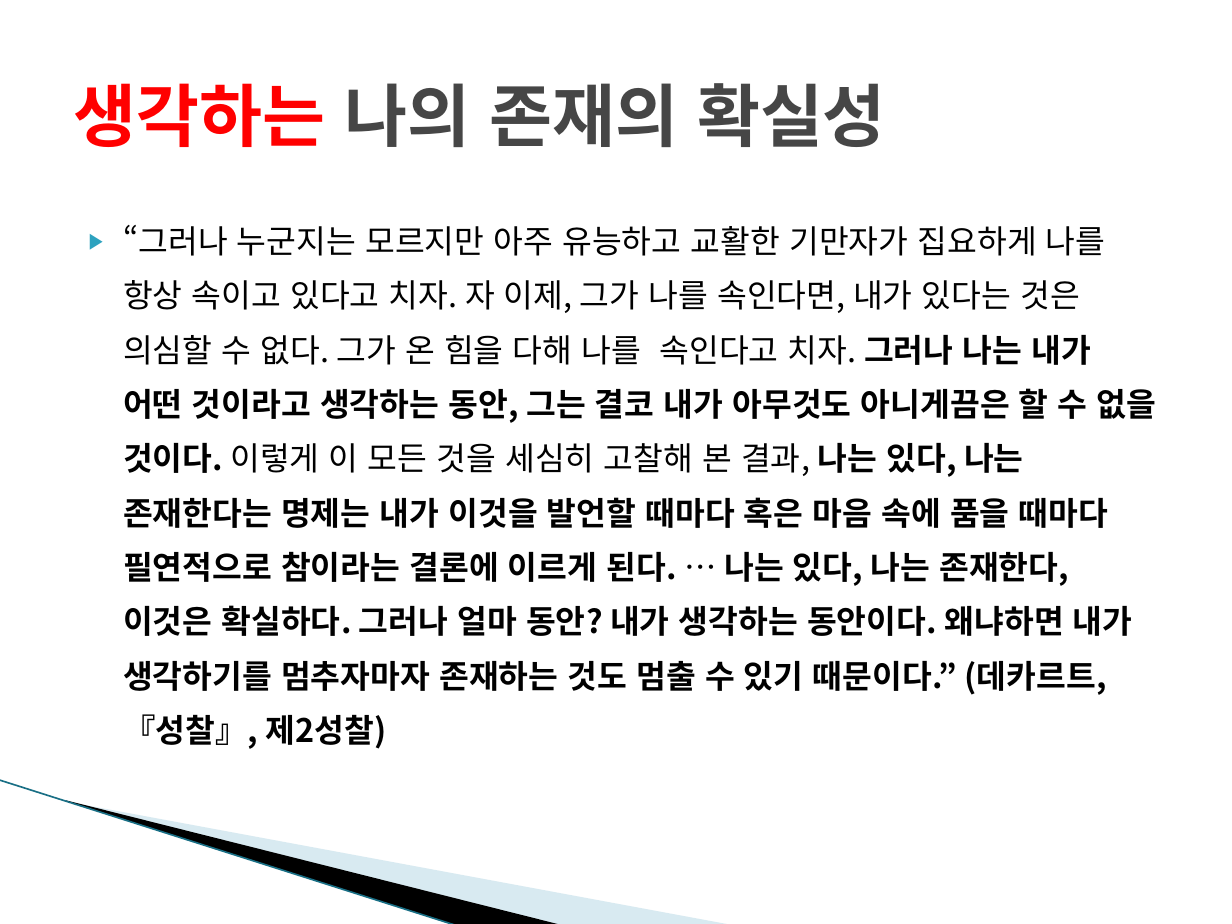
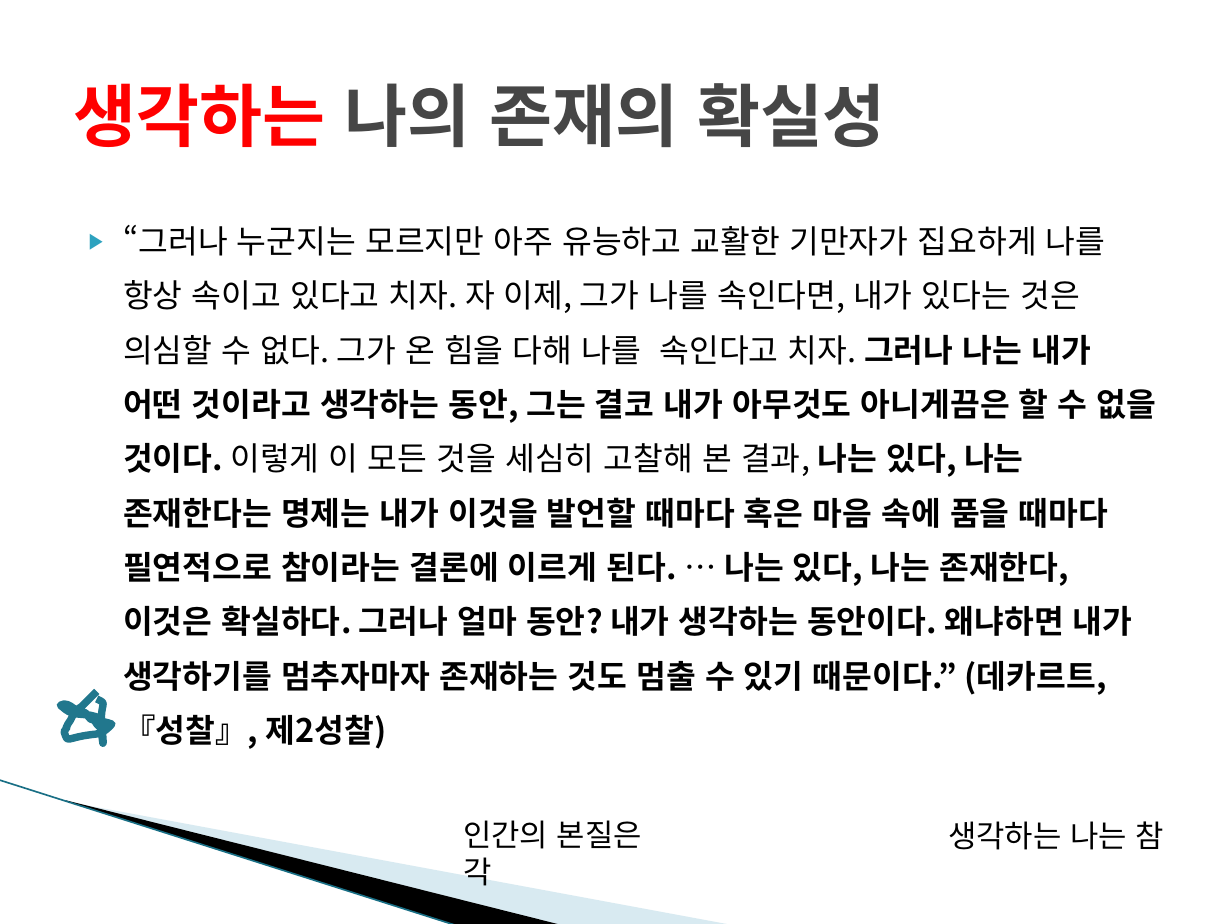
Before and after one commit to dw5450/3rd_grade_study, a slide deck: slide 25 of 윤리와철학/6주%28플라톤 데카르트 매트릭스%29.pptx. Drawn at 1232x924 pixels with LibreOffice and Linux fonts; fonts in the diff are those of the drawing; background and template pictures are left out. Boxes give left, top, right and bottom in pixels: in the first picture for what was removed or moved away, otherwise in the second. Text is boxed around its words. In the diff, an @@ line names an element or a change of style, - is before the commit and + after.

```diff
--- a/윤리와철학/6주%28플라톤 데카르트 매트릭스%29.pptx
+++ b/윤리와철학/6주%28플라톤 데카르트 매트릭스%29.pptx
@@ freeform shape added at bbox=[60, 691, 112, 743], outline #21788D 4.33 pt @@
@@ text added at bbox=[463, 820, 642, 886], 18 pt, text #000000 @@
+인간의 본질은 각
@@ text added at bbox=[948, 821, 1164, 850], 18 pt, text #000000 @@
+생각하는 나는 참
```
Also in this commit, not shown: 10 other slides changed, 39 other files.
